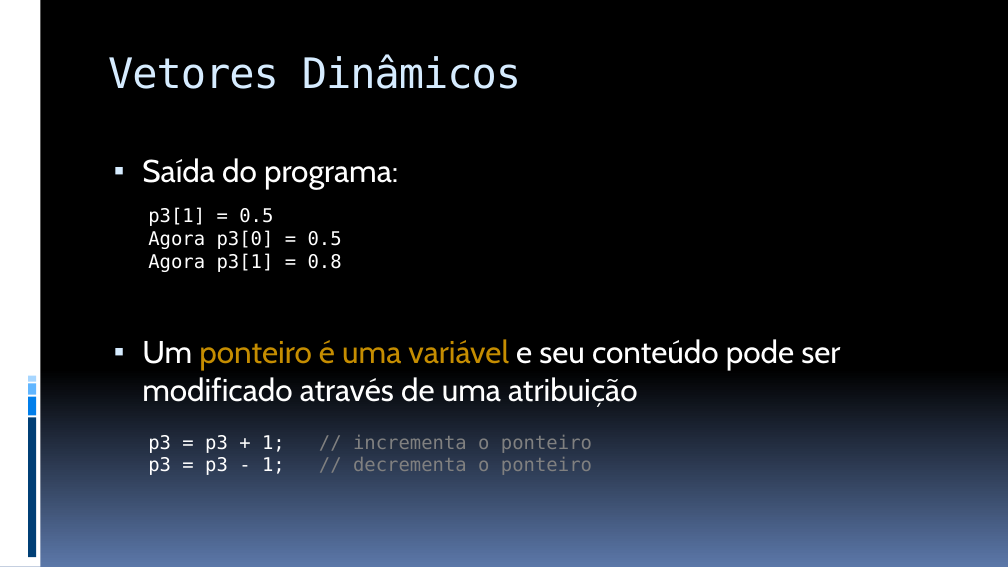
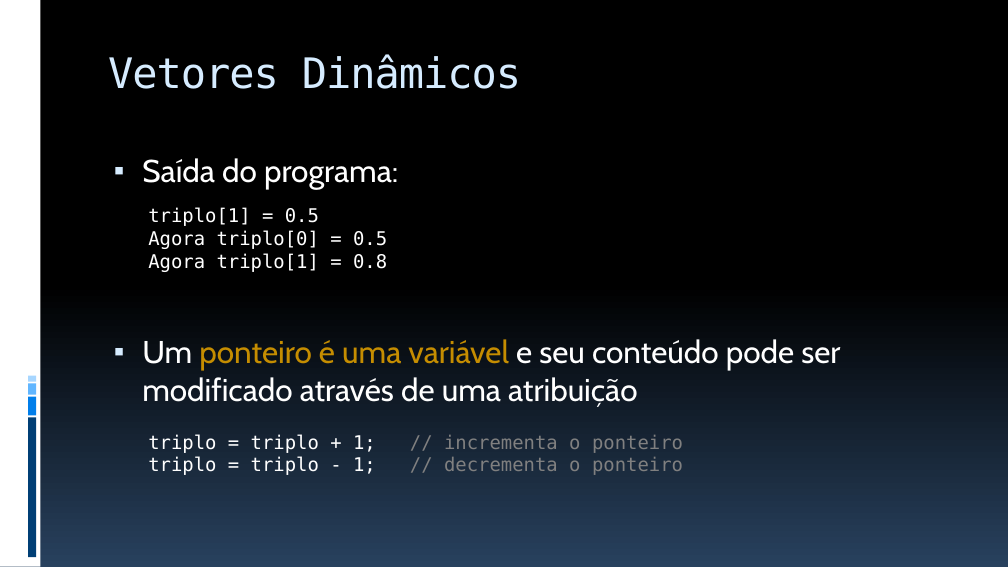
Before and after one commit to JudsonSS/ProgComp, a slide deck: slide 25 of Slides/15. Alocação Dinâmica de Memória.pptx (slide 24 before the commit). Drawn at 1008x567 pixels with LibreOffice and Linux fonts; fonts in the diff are those of the drawing. Boxes give left, top, right and bottom in pixels: in the first picture for what was removed or moved away, otherwise in the second. Text is boxed around its words. In the diff, an @@ line names an element or a change of style, - is before the commit and + after.

```diff
--- a/Slides/15. Alocação Dinâmica de Memória.pptx
+++ b/Slides/15. Alocação Dinâmica de Memória.pptx
@@ background gradient #000000 to #5B77A8 to gradient #000000 to #28415E @@
@@ text at box(148, 207, 387, 272): text changed @@
-p3[1] = 0.5
-Agora p3[0] = 0.5
-Agora p3[1] = 0.8
+triplo[1] = 0.5
+Agora triplo[0] = 0.5
+Agora triplo[1] = 0.8
@@ text at box(148, 435, 683, 475): text changed @@
-p3 = p3 + 1; // incrementa o ponteiro
-p3 = p3 - 1; // decrementa o ponteiro
+triplo = triplo + 1; // incrementa o ponteiro
+triplo = triplo - 1; // decrementa o ponteiro
```
Also in this commit, not shown: 35 other slides changed, 1 slide added, 6 other files.
